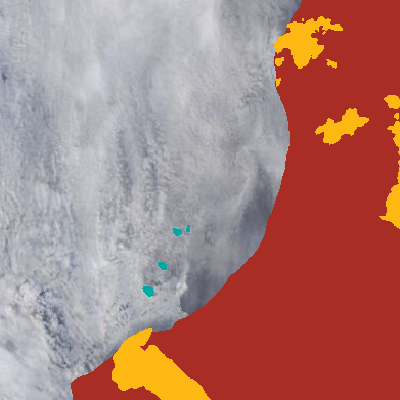
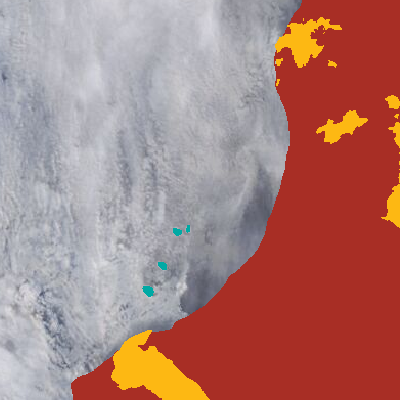
Two versions of the same layered image (400px x 400px). Layer-by-layer changes:
painted on "landmask" (2nd of 2) over 111, 16, 400, 400
painted on "landfast ice" over 111, 16, 400, 400
